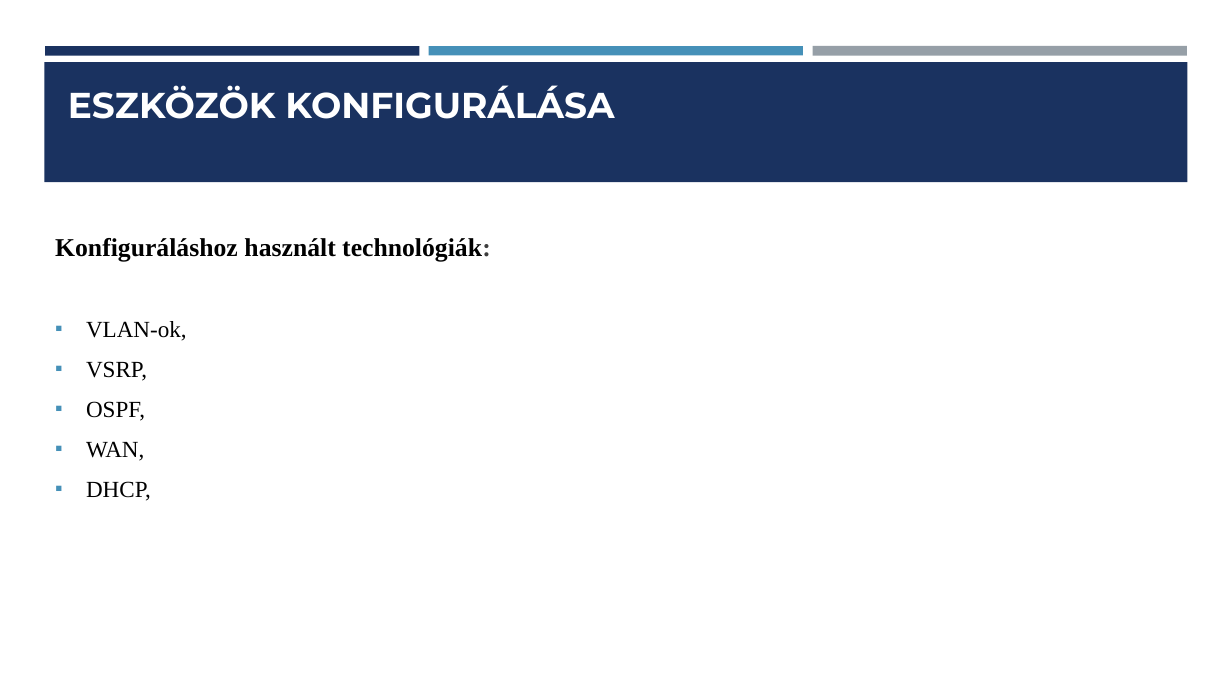
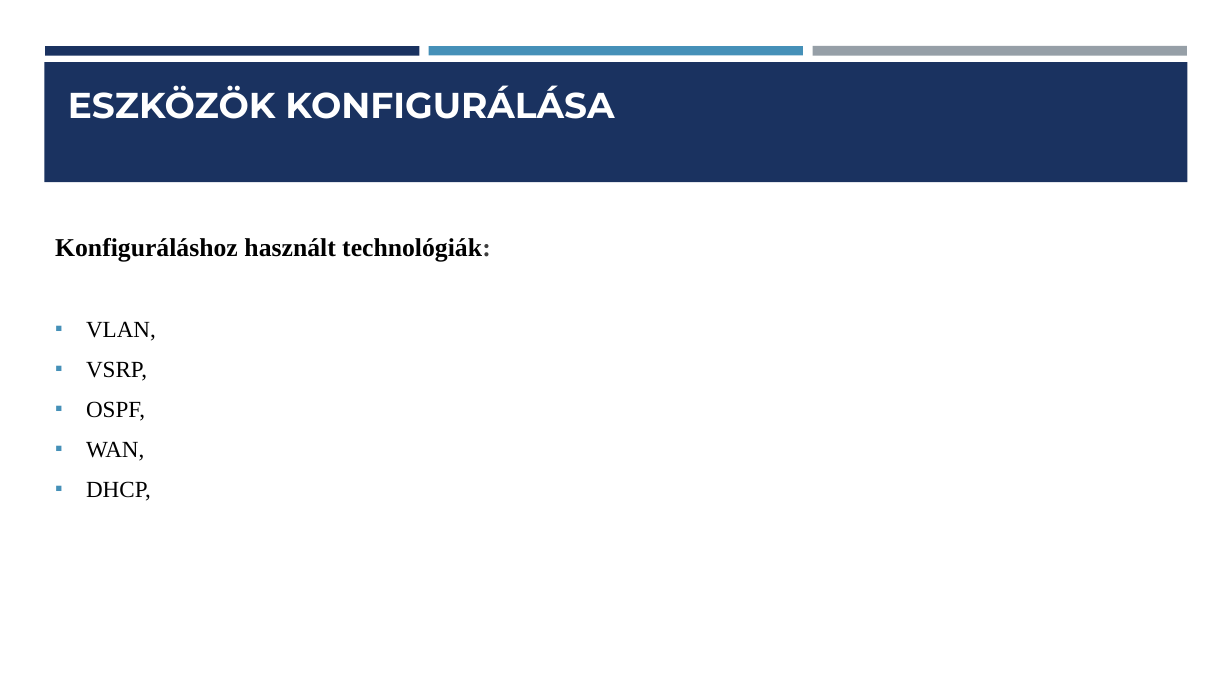
Before and after one commit to Dorina1200/vizsga, a slide deck: slide 7 of Hálózati Infrastruktúra Tervezése és Kivitelezése ppt.pptx. Drawn at 1232x693 pixels with LibreOffice and Linux fonts; fonts in the diff are those of the drawing. Boxes give left, top, right and bottom in pixels: in the first picture for what was removed or moved away, otherwise in the second. Text is boxed around its words. In the diff, an @@ line names an element or a change of style, - is before the commit and + after.

```diff
--- a/Hálózati Infrastruktúra Tervezése és Kivitelezése ppt.pptx
+++ b/Hálózati Infrastruktúra Tervezése és Kivitelezése ppt.pptx
@@ text at (x1=86, y1=321, x2=156, y2=341): text changed @@
-▪ VLAN-ok,
+▪ VLAN,
```
Also in this commit, not shown: 3 other slides changed.
